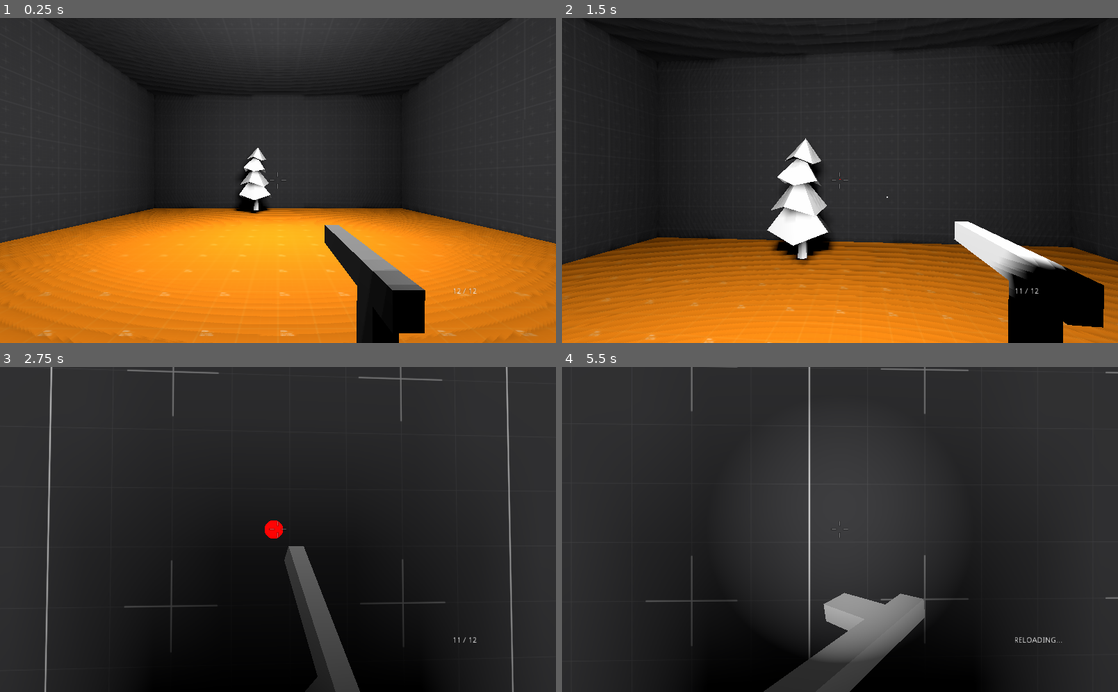
Above: before the commit, frames 1-4 (two rows, left to right).
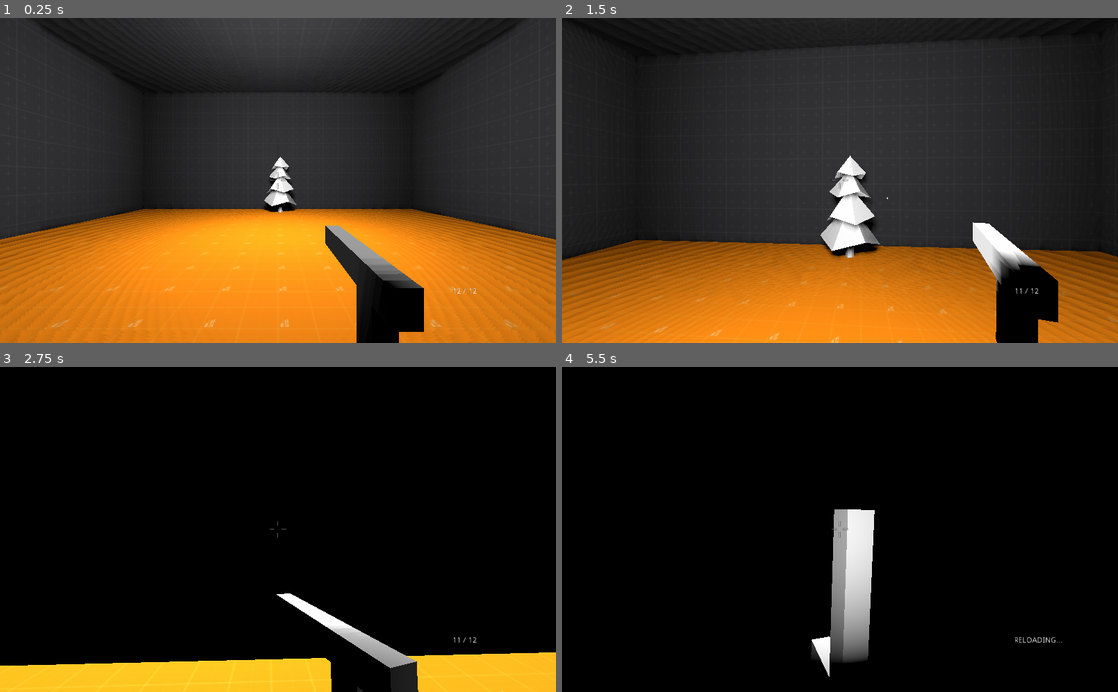
Above: after the commit, the same moments.

Repository: jsalisi/Unstable
Game: Godot game, scene res://levels/prototype/prototype.tscn
Two runs of this game, one before a commit and one after it. Both use one fixed random seed, a clock stepped at 60 frames per second and the inputs below.
Inputs (mouse positions are in pixels of both pictures, inside the frame that each line leads up to):
- Up to frame 1 (0.25 s): no input
- Up to frame 2 (1.5 s): move the mouse to (867, 180) at 0.52 s; hold Z 0.53-1.28 s; hold W from 0.53 s (still down); click (867, 180) at 0.67 s; tap Space at 0.77 s; move the mouse to (812, 180) at 1.27 s; tap Q at 1.35 s
- Up to frame 3 (2.75 s): keep holding W; tap Space at 1.52 s; move the mouse to (289, 523) at 2.02 s; hold Shift from 2.03 s (still down)
- Up to frame 4 (5.5 s): keep holding W; move the mouse to (834, 536) at 2.77 s; release Shift at 2.78 s; tap Ctrl at 2.85 s; click (834, 536) at 2.92 s; tap Space at 3.02, 3.77, 4.52 s; move the mouse to (878, 532) at 3.52 s; hold F 3.53-4.28 s; move the mouse to (795, 526) at 4.27 s; tap E at 4.35 s; move the mouse to (845, 529) at 5.02 s; hold R from 5.03 s (still down); click (845, 529) at 5.17 s

The runs differ from the first frame. In frame 1, 4.7% of the frame differs, in the area x 0-100%, y 0-100%; in frame 2, 11%; in frame 3, 82%; in frame 4, 87%.

Commit message:
Moved tree and player position

Diff:
--- a/levels/prototype/prototype.tscn
+++ b/levels/prototype/prototype.tscn
@@ -8,9 +8,9 @@
 [sub_resource type="Environment" id=1]
 background_mode = 2
 
-[sub_resource type="PhysicsMaterial" id=2]
+[sub_resource type="CylinderShape" id=2]
 
-[sub_resource type="ConcavePolygonShape" id=3]
+[sub_resource type="CylinderMesh" id=3]
 
 [node name="prototype" type="Spatial"]
 
@@ -21,17 +21,14 @@
 transform = Transform( 1, 0, 0, 0, -1.62921e-07, 1, 0, -1, -1.62921e-07, 0, 22.49, 0 )
 shadow_enabled = true
 
-[node name="Fake Door" type="CSGBox" parent="."]
-transform = Transform( 1, 0, 0, 0, 1, 0, 0, 0, 1, 8.75, 1.6, 0 )
-width = 0.65
-height = 4.0
-material = ExtResource( 1 )
-
 [node name="OmniLight2" type="OmniLight" parent="."]
 transform = Transform( 1, 0, 0, 0, 1, 0, 0, 0, 1, 17.41, 3.5, 0 )
 light_energy = 2.0
 shadow_enabled = true
 omni_range = 15.0
+
+[node name="Player" parent="." instance=ExtResource( 2 )]
+transform = Transform( -1.62921e-07, 0, -1, 0, 1, 0, 1, 0, -1.62921e-07, -7, 1, 0 )
 
 [node name="CSGCombiner" type="CSGCombiner" parent="."]
 use_collision = true
@@ -71,17 +68,23 @@
 depth = 30.0
 material = ExtResource( 4 )
 
-[node name="Player" parent="CSGCombiner" instance=ExtResource( 2 )]
-transform = Transform( 1, 0, 0, 0, 1, 0, 0, 0, 1, 0, 1, 7 )
+[node name="Pine_Tree_01" parent="CSGCombiner" instance=ExtResource( 3 )]
+transform = Transform( 1, 0, 0, 0, 1, 0, 0, 0, 1, 25.51, -0.43, 11.31 )
 
-[node name="Pine_Tree_01" parent="." instance=ExtResource( 3 )]
-transform = Transform( 1, 0, 0, 0, 1, 0, 0, 0, 1, 17.1, 0, 4.9 )
+[node name="RigidBody" type="RigidBody" parent="CSGCombiner/Pine_Tree_01"]
 
-[node name="StaticBody" type="StaticBody" parent="Pine_Tree_01"]
-physics_material_override = SubResource( 2 )
+[node name="CollisionShape" type="CollisionShape" parent="CSGCombiner/Pine_Tree_01/RigidBody"]
+shape = SubResource( 2 )
 
-[node name="CollisionShape" type="CollisionShape" parent="Pine_Tree_01/StaticBody"]
-shape = SubResource( 3 )
+[node name="MeshInstance" type="MeshInstance" parent="CSGCombiner/Pine_Tree_01/RigidBody"]
+mesh = SubResource( 3 )
+material/0 = null
+
+[node name="Fake Door" type="CSGBox" parent="."]
+transform = Transform( 1, 0, 0, 0, 1, 0, 0, 0, 1, 8.75, 1.6, 0 )
+width = 0.65
+height = 4.0
+material = ExtResource( 1 )
 
 [node name="UI" type="Control" parent="."]
 anchor_right = 1.0
